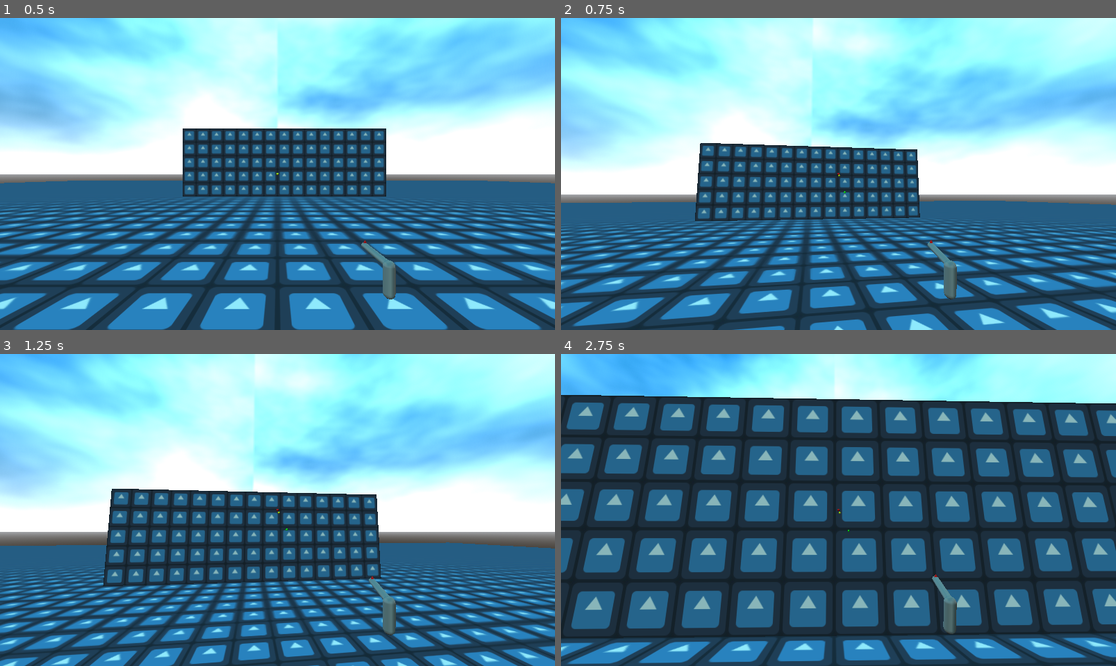
Above: before the commit, frames 1-4 (two rows, left to right).
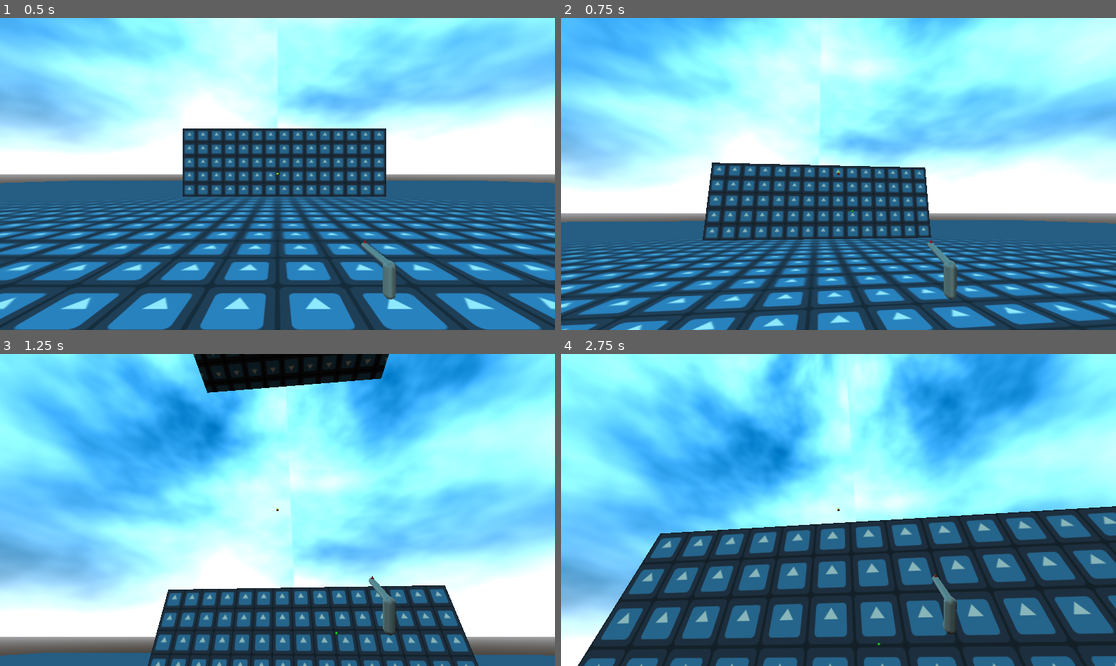
Above: after the commit, the same moments.

Repository: TaylorBradshaw/generic
Game: Godot game, scene res://world.tscn
Two runs of this game, one before a commit and one after it. Both use one fixed random seed, a clock stepped at 60 frames per second and the inputs below. The engine's default icon, where the game draws it, is replaced by a stand-in: a white triangle on a blue panel in a dark square.
Inputs (mouse positions are in pixels of both pictures, inside the frame that each line leads up to):
- Up to frame 1 (0.5 s): no input
- Up to frame 2 (0.75 s): tap Enter at 0.5 s; move the mouse to (866, 174) at 0.52 s; press the mouse at (866, 174) at 0.53 s; hold W (up) from 0.53 s (still down)
- Up to frame 3 (1.25 s): keep holding W (up); tap Space (jump) at 0.77 s
- Up to frame 4 (2.75 s): keep holding W (up); move the mouse to (810, 510) at 1.27 s; release the mouse at (810, 510) at 1.28 s; right-click (810, 510) at 1.35 s; tap Space (jump) at 1.52 s; click (810, 510) at 1.55 s; move the mouse to (849, 503) at 2.02 s; press the mouse at (849, 503) at 2.03 s

Frame 1 is identical in both runs. In frame 2, 60% of the frame differs, in the area x 0-100%, y 0-100%; in frame 3, 90%; in frame 4, 84%.

Commit message:
Prevent recoil from rebounding to initial aim rotation until after player has stopped shooting

Diff:
--- a/godot_recoil/player.gd
+++ b/godot_recoil/player.gd
@@ -28,6 +28,7 @@
     debug_recoil_rotation.add_child(sphere(Color.RED))
     debug_head.add_child(debug_target_rotation)
     debug_target_rotation.add_child(sphere(Color.YELLOW))
+    #debug_head.visible = false
 
 
 ### Constants
@@ -116,7 +117,8 @@
         return
     # Move target recoil towards zero
     var recoil_return_speed = 6 * delta #TODO: this value affects the recoil magnitude limit, very strange
-    target_recoil_rotation -= target_recoil_rotation * recoil_return_speed
+    if can_fire:
+        target_recoil_rotation -= target_recoil_rotation * recoil_return_speed
     # Move recoil rotation towards target recoil
     var snappiness = delta * 24
     recoil_rotation = lerp(recoil_rotation, target_recoil_rotation, snappiness)
